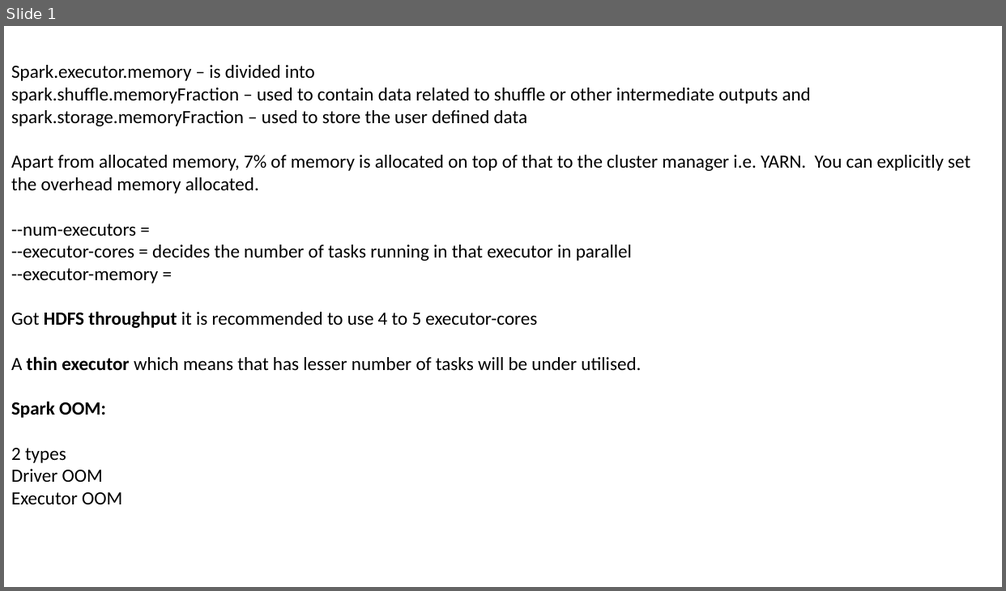
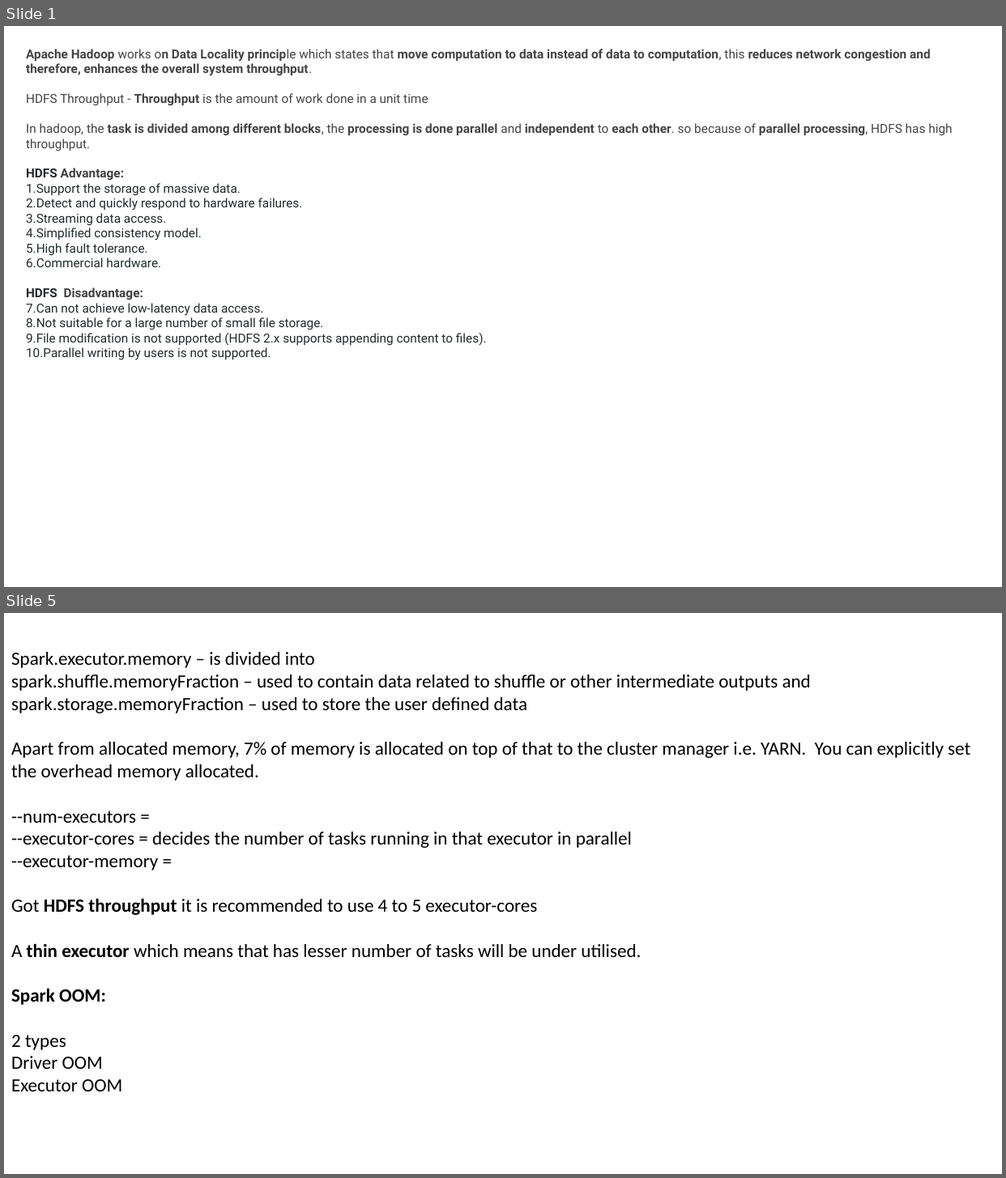
Before and after one commit to samRddhimat/onlinefiles, a slide deck: Spark Memory Tips.pptx. Shown one above the other, each under a label of ours: slide 1 before the commit, slides 1 and 5 after it; the slides between them are not shown. The pictures are 1006x591 and 1006x1178 pixels, drawn with LibreOffice and Linux fonts; fonts in the diff are those of the drawing. Boxes give left, top, right and bottom in pixels: in the first picture for what was removed or moved away, otherwise in the second. Text is boxed around its words. In the diff, an @@ line names an element or a change of style, - is before the commit and + after.

```diff
--- a/Spark Memory Tips.pptx
+++ b/Spark Memory Tips.pptx
@@ slide 1 added at bbox=[4, 26, 1002, 587], background #FFFFFF @@
@@ text added at bbox=[26, 49, 952, 361], 12 pt, text #444444 @@
+Apache Hadoop works on Data Locality principle which states that move computation to data instead of data to computation, this reduces network congestion and therefore, enhances the overall system throughput.
+HDFS Throughput - Throughput is the amount of work done in a unit time
+In hadoop, the task is divided among different blocks, the processing is done parallel and independent to each other. so because of parallel processing, HDFS has high throughput.
+HDFS Advantage:
+1. Support the storage of massive data.
+2. Detect and quickly respond to hardware failures.
+3. Streaming data access.
+4. Simplified consistency model.
+5. High fault tolerance.
+6. Commercial hardware.
+HDFS Disadvantage:
+1. Can not achieve low-latency data access.
+2. Not suitable for a large number of small file storage.
+3. File modification is not supported (HDFS 2.x supports appending content to files).
+4. Parallel writing by users is not supported.
@@ what was slide 1 is now slide 5 @@
```
Also in this commit, not shown: 3 slides changed, 3 other slides added.
